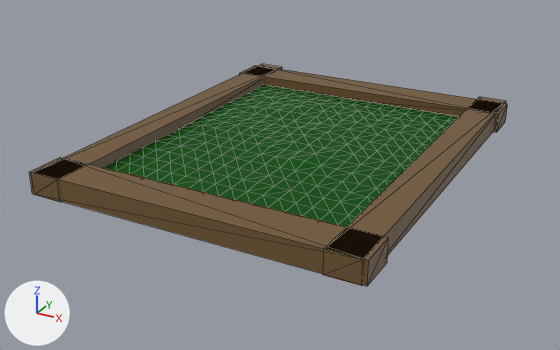
Before and after pictures for a commit that changed the Blender file asset_src/map.blend.
Rendered twice from a 50 mm camera at (29.5, -60.9, 26.6) aimed at (-2.9, -2.1, -2.9). Every picture has the same lights, and +X, +Y and +Z are marked at lower left. Mesh edges are drawn as thin lines.

Names of what the first picture shows: 'Plane', 'Wall 1', 'Wall 2', 'Wall 3', 'Wall 4'.
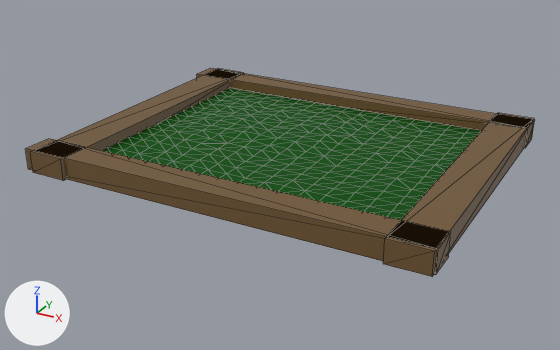
Where the newer file only moved an object's origin or applied its transform, the numbers keep the older frame.

Pixel boxes (x1, y1, x2, y2) of what changed, in the pictures (560 x 350 px):
'Plane', turned
    before: (104, 85, 458, 227)
    after: (102, 88, 481, 220)
'Wall 2', reshaped (58% narrower, 27% taller)
    before: (29, 157, 389, 286)
    after: (383, 113, 534, 277)
'Wall 4', reshaped (69% wider)
    before: (31, 64, 282, 202)
    after: (26, 139, 451, 275)
'Wall 3', reshaped (84% wider, 57% shorter)
    before: (323, 97, 506, 286)
    after: (197, 68, 534, 148)
'Wall 1', reshaped (20% narrower, 68% taller)
    before: (240, 65, 507, 132)
    after: (30, 68, 244, 181)

Edits to the bpy script that builds the scene:
```text
Change me_cube_001:
    where me_cube_001.from_pydata(...)  # 8 vertices, 12 faces; spans x -1.0..1.0, y -1.0..1.0, z -1.0..1.0
    used by ob_wall_1; location = (-2.03, 15.88, 0.0); scale = (15.1, 1.78, 1.0)
    me_cube_001 part 1
    me_cube_001.vertices[0].co: (-1.0, -1.0, -1.0) -> (-0.97, -17.83, -1.0)  # not seen -> pixel (63, 180)
    me_cube_001.vertices[1].co: (-1.0, -1.0, 1.0) -> (-0.97, -17.83, 1.0)  # pixel (239, 72) -> pixel (60, 159)
    me_cube_001.vertices[2].co: (-1.0, 1.0, -1.0) -> (-1.21, -17.83, -1.0)  # not seen -> pixel (33, 172)
    me_cube_001.vertices[3].co: (-1.0, 1.0, 1.0) -> (-1.21, -17.83, 1.0)  # pixel (255, 65) -> pixel (30, 151)
    me_cube_001.vertices[4].co: (1.0, -1.0, -1.0) -> (-0.97, -0.85, -1.0)  # pixel (496, 132) -> not seen
    me_cube_001.vertices[5].co: (1.0, -1.0, 1.0) -> (-0.97, -0.85, 1.0)  # pixel (498, 113) -> pixel (243, 72)
    me_cube_001.vertices[6].co: (1.0, 1.0, -1.0) -> (-1.21, -0.85, -1.0)  # pixel (505, 121) -> not seen
    me_cube_001.vertices[7].co: (1.0, 1.0, 1.0) -> (-1.21, -0.85, 1.0)  # pixel (507, 103) -> pixel (218, 68)
Change me_cube_002:
    where me_cube_002.from_pydata(...)  # 8 vertices, 12 faces; spans x -1.0..1.0, y -1.0..1.0, z -1.0..1.0
    used by ob_wall_2; location = (-2.03, -17.42, 0.0); scale = (15.1, 1.78, 1.0)
    me_cube_002 part 2
    me_cube_002.vertices[0].co: (-1.0, -1.0, -1.0) -> (1.22, 0.83, -1.0)  # pixel (32, 193) -> pixel (432, 276)
    me_cube_002.vertices[1].co: (-1.0, -1.0, 1.0) -> (1.22, 0.83, 1.0)  # pixel (29, 171) -> pixel (434, 251)
    me_cube_002.vertices[2].co: (-1.0, 1.0, -1.0) -> (0.99, 0.83, -1.0)  # not seen -> pixel (383, 264)
    me_cube_002.vertices[3].co: (-1.0, 1.0, 1.0) -> (0.99, 0.83, 1.0)  # pixel (59, 157) -> pixel (384, 238)
    me_cube_002.vertices[4].co: (1.0, -1.0, -1.0) -> (1.22, 17.8, -1.0)  # pixel (367, 286) -> pixel (531, 137)
    me_cube_002.vertices[5].co: (1.0, -1.0, 1.0) -> (1.22, 17.8, 1.0)  # pixel (368, 260) -> pixel (534, 118)
    me_cube_002.vertices[6].co: (1.0, 1.0, -1.0) -> (0.99, 17.8, -1.0)  # pixel (387, 262) -> not seen
    me_cube_002.vertices[7].co: (1.0, 1.0, 1.0) -> (0.99, 17.8, 1.0)  # pixel (388, 237) -> pixel (497, 112)
Change me_cube_003:
    where me_cube_003.from_pydata(...)  # 8 vertices, 12 faces; spans x -1.0..1.0, y -1.0..1.0, z -1.0..1.0
    used by ob_wall_4; location = (-15.41, -0.36, 0.0); rotation_euler = (0.0, 0.0, 1.571), in degrees (0, 0, 90); scale = (19.0, 1.43, 1.0)
    me_cube_003 part 3
    me_cube_003.vertices[0].co: (-1.0, -1.0, -1.0) -> (-0.65, -22.47, -1.0)  # pixel (59, 202) -> pixel (448, 256)
    me_cube_003.vertices[1].co: (-1.0, -1.0, 1.0) -> (-0.65, -22.47, 1.0)  # pixel (57, 179) -> pixel (450, 231)
    me_cube_003.vertices[2].co: (-1.0, 1.0, -1.0) -> (-0.8, -22.47, -1.0)  # pixel (34, 194) -> pixel (435, 274)
    me_cube_003.vertices[3].co: (-1.0, 1.0, 1.0) -> (-0.8, -22.47, 1.0)  # pixel (31, 172) -> pixel (438, 249)
    me_cube_003.vertices[4].co: (1.0, -1.0, -1.0) -> (-0.65, 4.11, -1.0)
    me_cube_003.vertices[5].co: (1.0, -1.0, 1.0) -> (-0.65, 4.11, 1.0)  # pixel (282, 66) -> pixel (48, 138)
    me_cube_003.vertices[6].co: (1.0, 1.0, -1.0) -> (-0.8, 4.11, -1.0)  # not seen -> pixel (28, 169)
    me_cube_003.vertices[7].co: (1.0, 1.0, 1.0) -> (-0.8, 4.11, 1.0)  # pixel (261, 63) -> pixel (25, 148)
Change me_cube_004:
    where me_cube_004.from_pydata(...)  # 8 vertices, 12 faces; spans x -1.0..1.0, y -1.0..1.0, z -1.0..1.0
    used by ob_wall_3; location = (11.35, -0.36, 0.0); rotation_euler = (0.0, 0.0, 1.571), in degrees (0, 0, 90); scale = (19.0, 1.43, 1.0)
    me_cube_004 part 4
    me_cube_004.vertices[0].co: (-1.0, -1.0, -1.0) -> (0.76, -3.71, -1.0)  # pixel (361, 285) -> pixel (531, 138)
    me_cube_004.vertices[1].co: (-1.0, -1.0, 1.0) -> (0.76, -3.71, 1.0)  # pixel (362, 259) -> pixel (534, 119)
    me_cube_004.vertices[2].co: (-1.0, 1.0, -1.0) -> (0.61, -3.71, -1.0)  # pixel (323, 275) -> pixel (525, 148)
    me_cube_004.vertices[3].co: (-1.0, 1.0, 1.0) -> (0.61, -3.71, 1.0)  # pixel (323, 249) -> pixel (527, 128)
    me_cube_004.vertices[4].co: (1.0, -1.0, -1.0) -> (0.76, 22.87, -1.0)
    me_cube_004.vertices[5].co: (1.0, -1.0, 1.0) -> (0.76, 22.87, 1.0)  # pixel (506, 100) -> pixel (210, 68)
    me_cube_004.vertices[6].co: (1.0, 1.0, -1.0) -> (0.61, 22.87, -1.0)
    me_cube_004.vertices[7].co: (1.0, 1.0, 1.0) -> (0.61, 22.87, 1.0)  # pixel (479, 96) -> pixel (196, 74)
Change ob_plane:
    ob_plane.rotation_euler: (0.0, 0.0, 0.0) -> (0.0, 0.0, 1.571)  # degrees (0, 0, 0) -> degrees (0, 0, 90)
```
